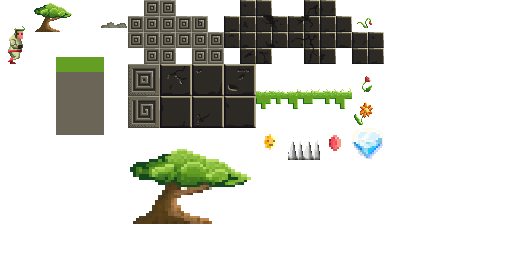
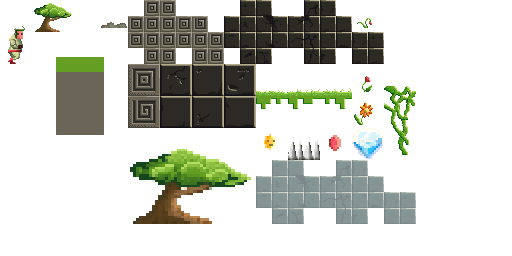
Revision of a layered w=512, h=256 image; what changed, layer by layer:
added layer "Layer" above "Pasted Layer #2" over left=384, top=86, right=416, bottom=155
added layer "Pasted Layer #2" above "Pasted Layer #1" over left=256, top=160, right=416, bottom=224
